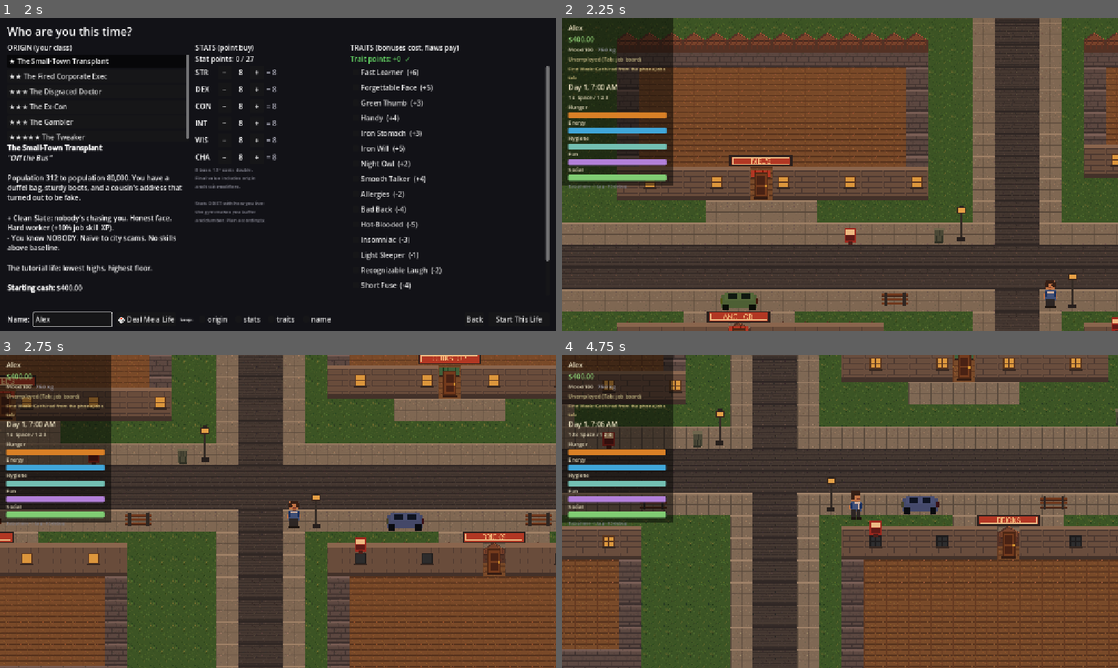
Above: before the commit, frames 1-4 (two rows, left to right).
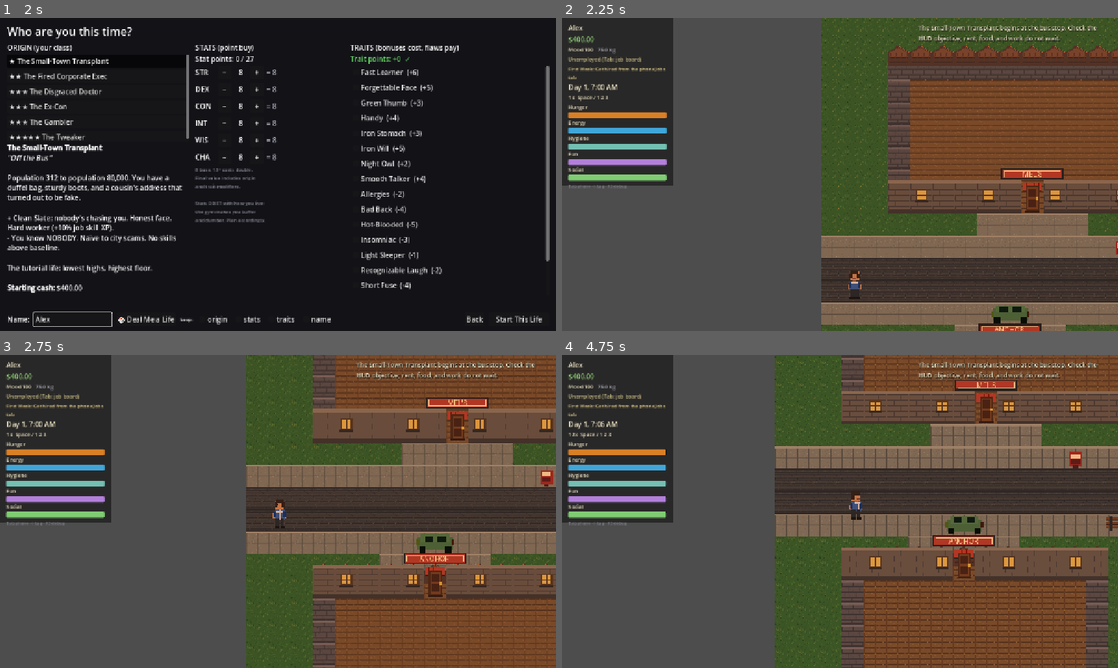
Above: after the commit, the same moments.

Repository: redstonejh/rags
Game: Godot game, scene res://scenes/ui/MainMenu.tscn
Same seed, same stepped clock (60 frames per second), same inputs: the game is played once before the commit and once after it.
Inputs (mouse positions are in pixels of both pictures, inside the frame that each line leads up to):
- Up to frame 1 (2 s): click "New Life" at 0.5 s; click (72, 318) at 1.27 s; type "Alex" at 1.35 s
- Up to frame 2 (2.25 s): click "Start This Life" at 2 s
- Up to frame 3 (2.75 s): no input
- Up to frame 4 (4.75 s): move the mouse to (962, 495) at 2.77 s; hold D (move_right) 2.78-3.5 s; hold E (interact) 2.78-3.5 s; click (962, 495) at 2.92 s; drag from (728, 527) to (940, 376) at 3.52 s; move the mouse to (895, 442) at 4.27 s; hold D (move_right) from 4.28 s (still down); tap 3 (time_speed_3) at 4.35 s

Frame 1 is identical in both runs. In frame 2, 73% of the frame differs, in the area x 0-100%, y 0-100%; in frame 3, 72%; in frame 4, 67%.

Commit message:
Add origin opening beats

Diff:
--- /dev/null
+++ b/scenes/dev/OpeningBeatSmokeTest.tscn
@@ -0,0 +1,6 @@
+[gd_scene load_steps=2 format=3]
+
+[ext_resource type="Script" path="res://scripts/dev/opening_beat_smoke_test.gd" id="1"]
+
+[node name="OpeningBeatSmokeTest" type="Node"]
+script = ExtResource("1")
--- a/scripts/autoload/world_state.gd
+++ b/scripts/autoload/world_state.gd
@@ -81,6 +81,7 @@
 	player_sheet = sheet
 	sheet.rebuild_needs_multipliers()
 	_start_origin_clocks(sheet)
+	_set_origin_start_marker(sheet)
 	player_location_id = "exterior"
 	world_seed = randi()
 	npcs = WorldGen.generate(world_seed)
@@ -100,6 +101,7 @@
 	player_sheet = sheet
 	sheet.rebuild_needs_multipliers()
 	_start_origin_clocks(sheet)
+	_set_origin_start_marker(sheet)
 	player_location_id = "exterior"
 
 
@@ -107,6 +109,15 @@
 func _start_origin_clocks(sheet: CharacterSheet) -> void:
 	if sheet.has_tag("parole") and not sheet.flags.has("parole_start_day"):
 		sheet.flags["parole_start_day"] = GameClock.day
+
+
+func _set_origin_start_marker(sheet: CharacterSheet) -> void:
+	if sheet == null or sheet.flags.has("start_location_id"):
+		return
+	var origin := ContentDB.get_origin(sheet.origin_id)
+	var start_id := origin.starting_location_id if origin else ""
+	if start_id != "":
+		sheet.flags["start_location_id"] = start_id
 
 
 ## Back-compat alias (M1/M2 tests and tools call this).
--- /dev/null
+++ b/scripts/dev/opening_beat_smoke_test.gd
@@ -0,0 +1,68 @@
+extends Node
+## Exercises origin start markers and the first-day opening beat through Main.
+## Run headless:
+##   godot --headless --path <repo> res://scenes/dev/OpeningBeatSmokeTest.tscn
+
+const MAIN_SCENE := preload("res://scenes/main/Main.tscn")
+
+var failures := 0
+var _main: Node = null
+var _toasts: Array[String] = []
+
+
+func _ready() -> void:
+	_setup_world()
+	await _instantiate_main()
+	await _test_origin_start_and_opening_beat()
+	print("Opening beat smoke test: %s" % ("ALL PASS" if failures == 0 else "%d FAILURES" % failures))
+	get_tree().quit(0 if failures == 0 else 1)
+
+
+func _setup_world() -> void:
+	var sheet := CharacterSheet.new()
+	sheet.char_name = "Arrival Walker"
+	sheet.origin_id = "off_the_bus"
+	sheet.cash_cents = 40000
+	sheet.flags["has_id"] = true
+	WorldState.new_world(sheet)
+	GameClock.clear_pause_locks()
+	GameClock.set_manual_paused(false)
+	if not EventBus.toast.is_connected(_on_toast):
+		EventBus.toast.connect(_on_toast)
+
+
+func _instantiate_main() -> void:
+	_main = MAIN_SCENE.instantiate()
+	add_child(_main)
+	await get_tree().process_frame
+	await get_tree().physics_frame
+	await get_tree().process_frame
+
+
+func _test_origin_start_and_opening_beat() -> void:
+	var player: Node2D = _main.get_node("Player")
+	var start_marker := str(WorldState.player_sheet.flags.get("start_location_id", ""))
+	var expected := Locations.door_pos("loc_bus_stop")
+	_check(start_marker == "loc_bus_stop", "origin start marker is stored on the sheet")
+	_check(player.global_position.distance_to(expected) <= 1.0,
+			"first-life exterior spawn uses the origin start marker")
+	_check(WorldState.player_location_id == "exterior",
+			"exterior start marker preserves simulation location")
+	_check(int(WorldState.player_sheet.flags.get("opening_seen_life", 0)) \
+			== WorldState.player_sheet.lives_lived,
+			"opening beat is recorded for this life")
+	_check(_toasts.any(func(t: String) -> bool:
+			return "Small-Town Transplant" in t and "bus stop" in t),
+			"opening beat names the origin and start place")
+
+
+func _on_toast(message: String) -> void:
+	_toasts.append(message)
+
+
+func _check(ok: bool, what: String) -> void:
+	if ok:
+		print("  PASS: %s" % what)
+	else:
+		failures += 1
+		printerr("  FAIL: %s" % what)
--- a/scripts/main/main.gd
+++ b/scripts/main/main.gd
@@ -28,6 +28,7 @@
 	SimEngine.player_node = player
 	# Resume wherever the save says the player was; new games start outside.
 	_enter_location(WorldState.player_location_id, true)
+	_show_opening_beat.call_deferred()
 
 
 func _exit_tree() -> void:
@@ -54,7 +55,7 @@
 		current_world = TOWN_SCENE.instantiate()
 		world_root.add_child(current_world)
 		if initial:
-			player.global_position = current_world.player_spawn
+			player.global_position = _initial_exterior_spawn(location_id)
 		else:
 			# Step out of the building we just left.
 			player.global_position = Locations.door_pos(came_from) \
@@ -67,6 +68,30 @@
 		player.global_position = interior.entry_point
 
 	SimEngine.spawn_host = current_world
+
+
+func _initial_exterior_spawn(requested_location_id: String) -> Vector2:
+	var marker_id := requested_location_id
+	var sheet := WorldState.player_sheet
+	if (marker_id == "" or marker_id == "exterior") and sheet != null:
+		marker_id = str(sheet.flags.get("start_location_id", ""))
+	var marker_pos := Locations.door_pos(marker_id)
+	return marker_pos if marker_pos != Vector2.ZERO else current_world.player_spawn
+
+
+func _show_opening_beat() -> void:
+	var sheet := WorldState.player_sheet
+	if sheet == null or not sheet.alive:
+		return
+	var life_number := int(sheet.lives_lived)
+	if int(sheet.flags.get("opening_seen_life", 0)) == life_number:
+		return
+	sheet.flags["opening_seen_life"] = life_number
+	var origin := ContentDB.get_origin(sheet.origin_id)
+	var origin_name := origin.display_name if origin else "This life"
+	var start_name := Locations.display_name(str(sheet.flags.get("start_location_id", "exterior")))
+	EventBus.toast.emit("%s begins at %s. Check the HUD objective; rent, food, and work do not wait." % [
+			origin_name, start_name])
 
 
 func _unhandled_input(event: InputEvent) -> void:
--- a/scripts/world/locations.gd
+++ b/scripts/world/locations.gd
@@ -11,6 +11,9 @@
 
 static var defs := {
 	"exterior": {"display_name": "the street", "kind": "exterior"},
+	"loc_bus_stop": {"display_name": "the bus stop", "kind": "exterior_marker"},
+	"loc_gas_station_rear": {"display_name": "behind the gas station", "kind": "exterior_marker"},
+	"loc_decent_apartment": {"display_name": "the decent apartments", "kind": "exterior_marker"},
 	"loc_diner": {"display_name": "Mel's Diner", "kind": "interior"},
 	"loc_store": {"display_name": "QuikStop Corner Store", "kind": "interior"},
 	"loc_bricks": {"display_name": "The Bricks (lobby)", "kind": "interior"},
--- a/scripts/world/town.gd
+++ b/scripts/world/town.gd
@@ -82,6 +82,9 @@
 	_place_street_props()
 	player_spawn = cell_to_world(Vector2i(22, 13))
 	Locations.register_door("exterior", player_spawn)
+	Locations.register_door("loc_bus_stop", cell_to_world(Vector2i(1, 12)))
+	Locations.register_door("loc_gas_station_rear", cell_to_world(Vector2i(5, 24)))
+	Locations.register_door("loc_decent_apartment", cell_to_world(Vector2i(37, 28)))
 
 
 func _stamp_sidewalks() -> void:
Not shown, added: scripts/dev/opening_beat_smoke_test.gd.uid
Not shown, changed: README.md
Not shown, changed: docs/PROGRESS.md
Not shown, changed: docs/REBUILD_PLAN.md
